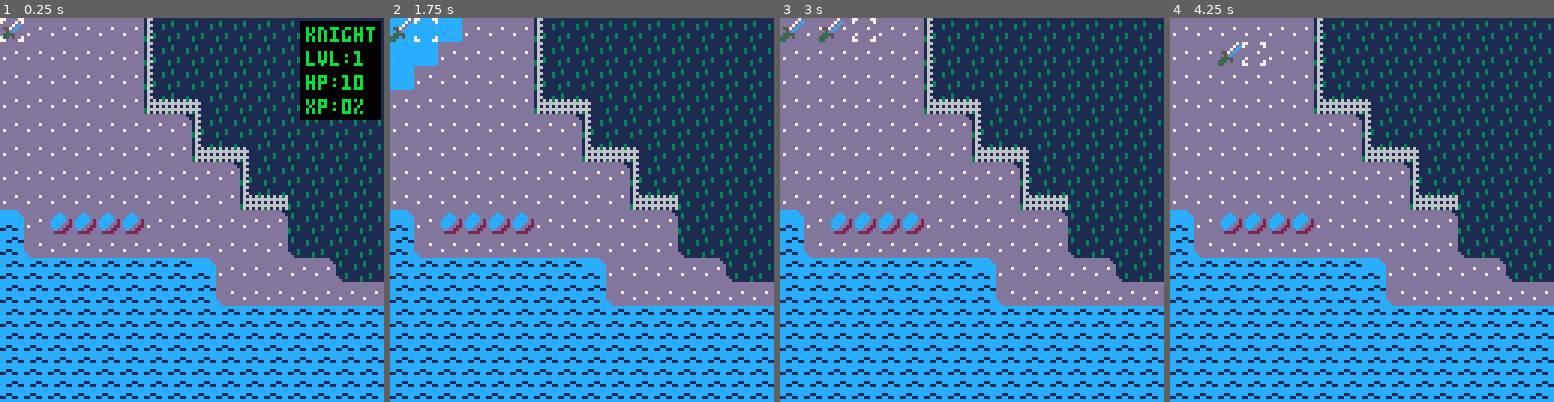
Above: before the commit, frames 1-4 (left to right).
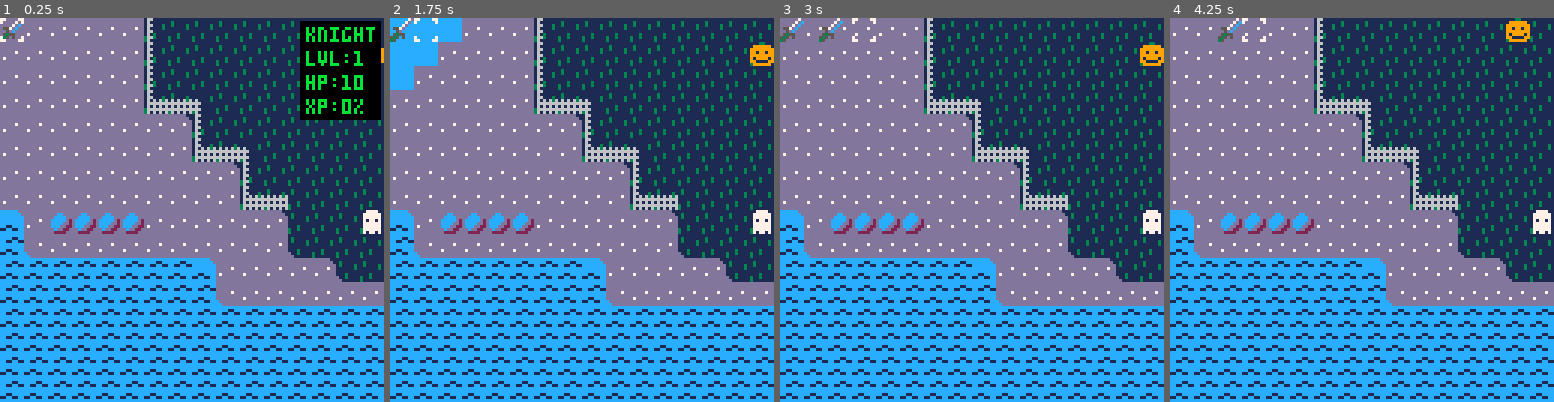
Above: after the commit, the same moments.

Repository: cstephen/PICO-8-Tactics
Game: PICO-8 cartridge tactics.p8
The game is run twice, just before and just after one commit, with the same random seed, the same clock (stepped at 60 frames per second) and the same inputs.
Inputs:
- Up to frame 1 (0.25 s): no input
- Up to frame 2 (1.75 s): tap X (X key) at 0.33, 1.07 s; tap O (Z key) at 0.7, 1.7 s; hold Right from 1.6 s (still down)
- Up to frame 3 (3 s): tap X (X key) at 1.85, 2.97 s; release Right at 2.1 s; tap O (Z key) at 2.1, 2.5, 2.9 s; hold Up 2.15-2.42 s; hold Right from 2.47 s (still down)
- Up to frame 4 (4.25 s): release Right at 3.03 s; hold Left 3.08-3.58 s; tap O (Z key) at 3.3, 3.7, 4.1 s; hold Down 3.63-3.97 s; hold Right from 4.02 s (still down); tap X (X key) at 4.08 s

The runs differ from the first frame. In frame 1, 0.3% of the frame differs, in the area x 94-100%, y 7-57%; in frame 2, 0.5%; in frame 3, 0.5%; in frame 4, 0.9%, in the area x 12-100%, y 0-57%.

Commit message:
Spawn 50 enemies instead of 30.

Diff:
--- a/tactics.p8
+++ b/tactics.p8
@@ -429,7 +429,7 @@
     "jack"
   }
 
-  for i=0, 30 do
+  for i=0, 50 do
     local type = randomunits[flr(rnd(#randomunits)) + 1]
 
     local randx
